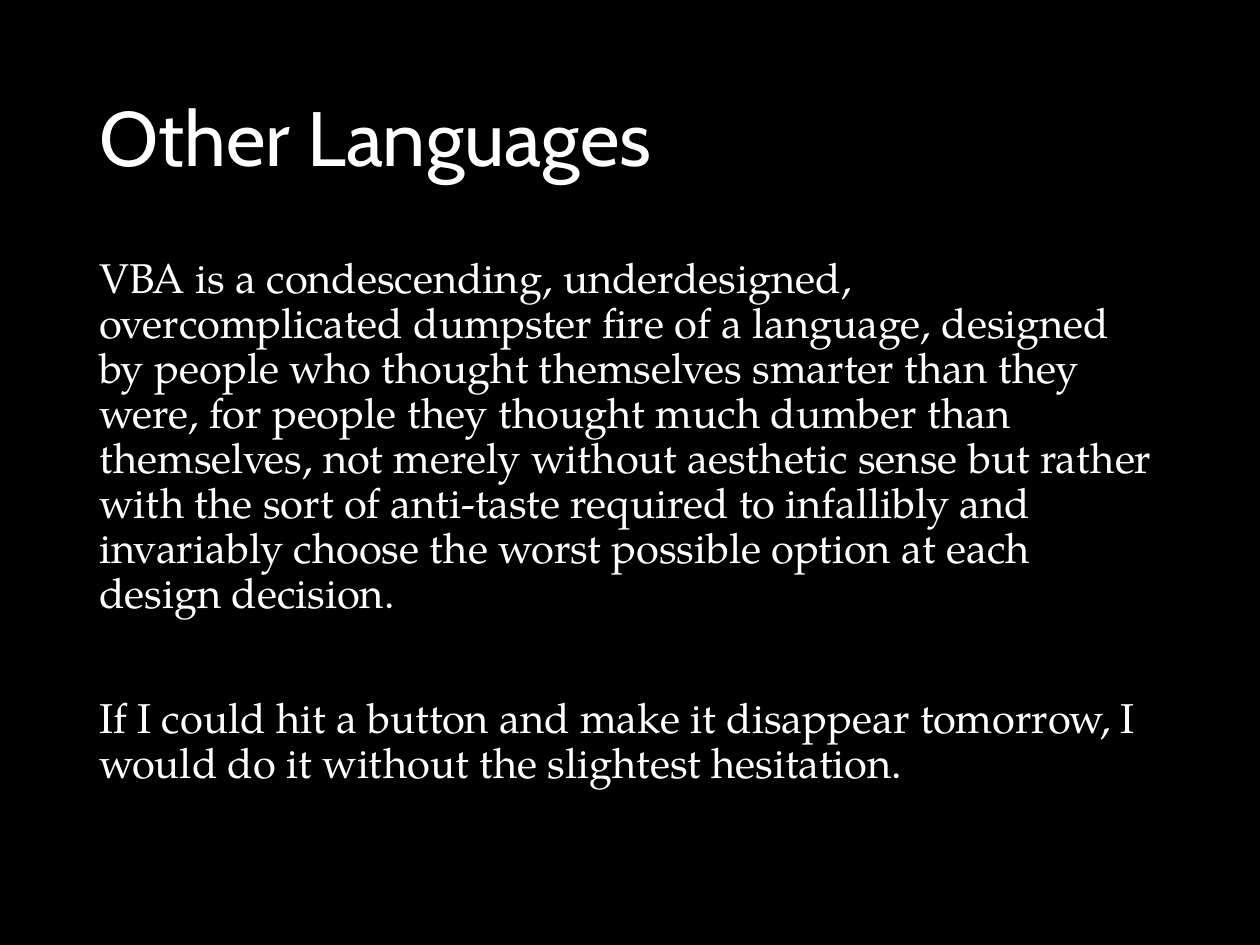
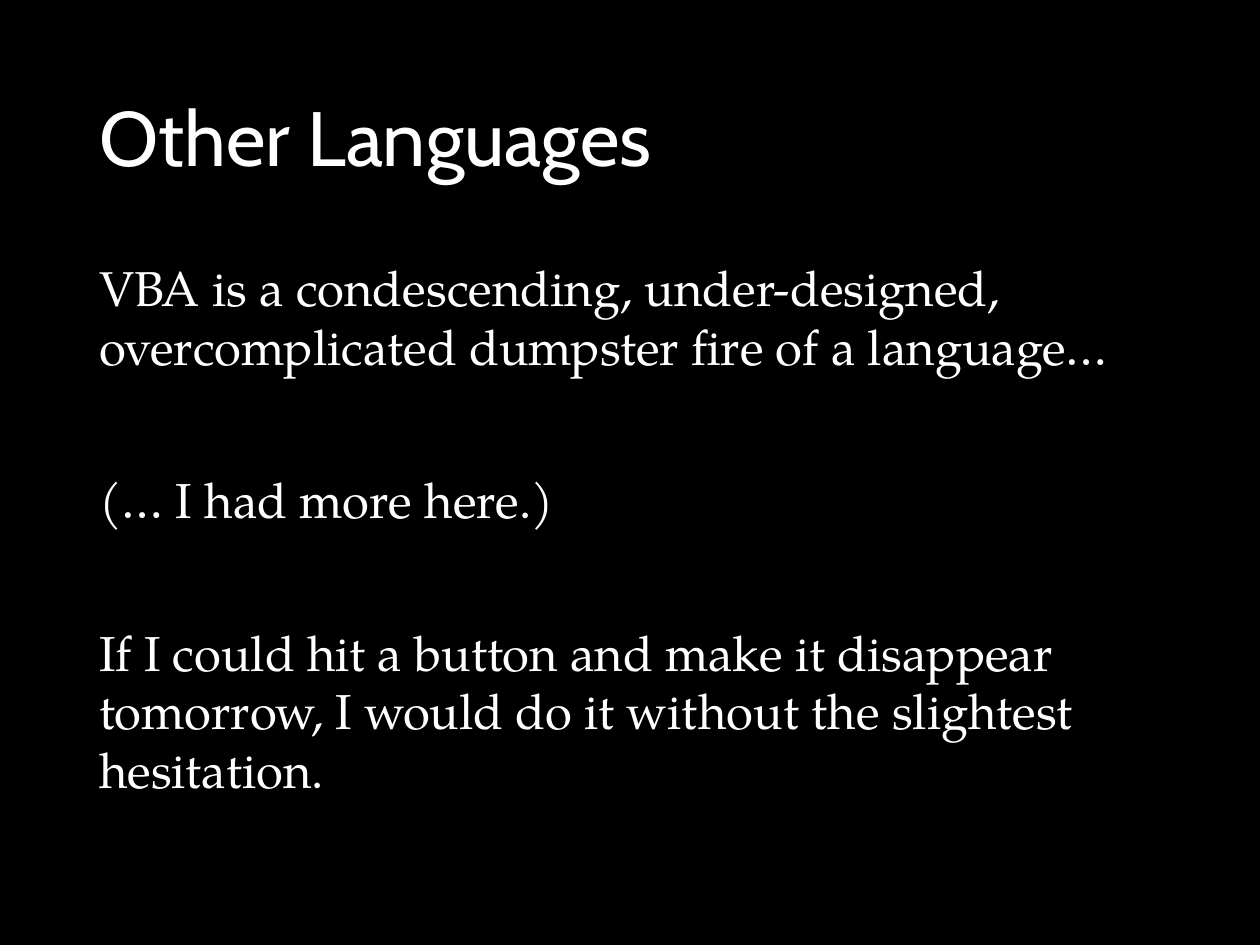
Before and after one commit to derrickturk/yp-excel-automation, a slide deck: slide 14 of day4/notes_day4.pptx. Drawn at 1260x945 pixels with LibreOffice and Linux fonts; fonts in the diff are those of the drawing. Boxes give left, top, right and bottom in pixels: in the first picture for what was removed or moved away, otherwise in the second. Text is boxed around its words. In the diff, an @@ line names an element or a change of style, - is before the commit and + after.

```diff
--- a/day4/notes_day4.pptx
+++ b/day4/notes_day4.pptx
@@ text at (99, 270, 1108, 530): text changed; size 23.8 to 28 pt @@
-VBA is a condescending, underdesigned, overcomplicated dumpster fire of a language, designed by people who thought themselves smarter than they were, for people they thought much dumber than themselves, not merely without aesthetic sense but rather with the sort of anti-taste required to infallibly and invariably choose the worst possible option at each design decision.
+VBA is a condescending, under-designed, overcomplicated dumpster fire of a language…
+(… I had more here.)
@@ text at (99, 635, 1072, 789): size 23.8 to 28 pt in "If I could hit a button and ..."; line spacing 0.9 to 1 @@
```
Also in this commit, not shown: 1 other slide changed.
